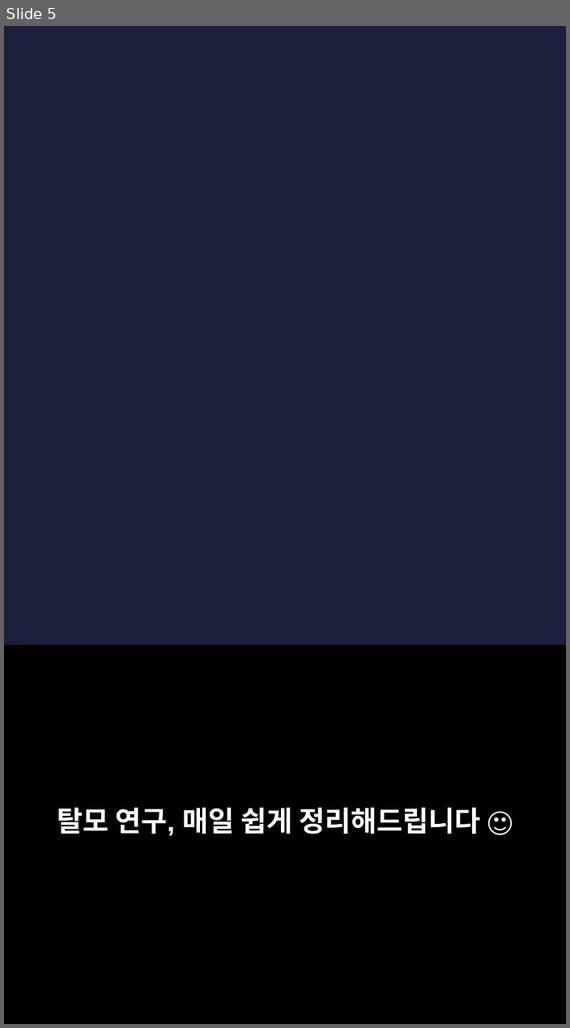
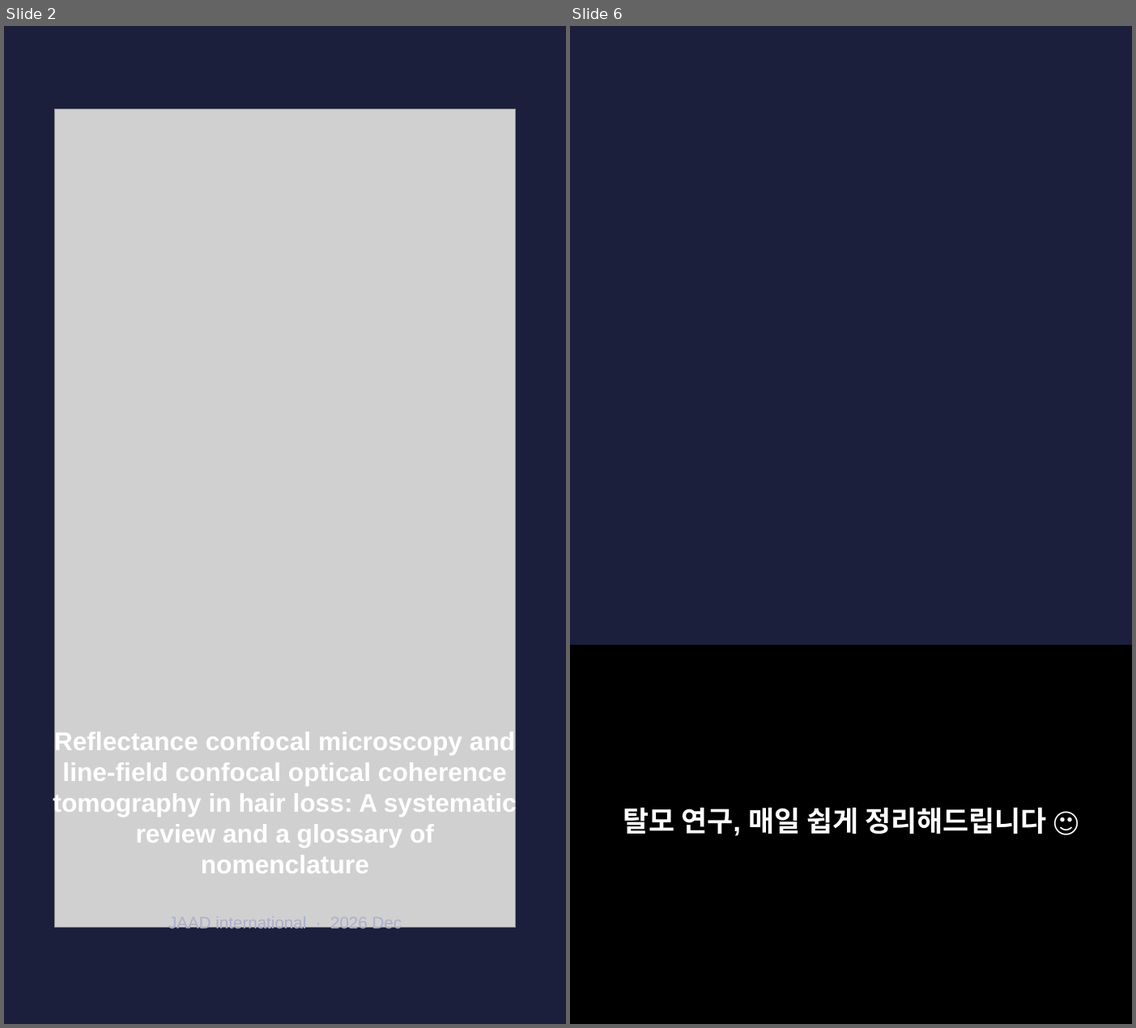
Before and after one commit to hyokang2010-BJ-ANTH/product-builder-test, a slide deck: pwa/data/latest/slides.pptx. Shown side by side, each under a label of ours: slide 5 before the commit, slides 2 and 6 after it; the slides between them are not shown. The pictures are 570x1028 and 1136x1028 pixels, drawn with LibreOffice and Linux fonts; fonts in the diff are those of the drawing; grey boxes stand for pictures; background and template pictures are left out. Boxes give left, top, right and bottom in pixels: in the first picture for what was removed or moved away, otherwise in the second. Text is boxed around its words. In the diff, an @@ line names an element or a change of style, - is before the commit and + after.

```diff
--- a/pwa/data/latest/slides.pptx
+++ b/pwa/data/latest/slides.pptx
@@ slide 2 added at box(4, 26, 566, 1024), background #1B1F3B @@
@@ picture added at box(55, 109, 515, 928) @@
@@ text added at box(53, 730, 517, 873), 20 pt, text #FFFFFF, bold @@
+Reflectance confocal microscopy and line-field confocal optical coherence tomography in hair loss: A systematic review and a glossary of nomenclature
@@ text added at box(168, 927, 403, 932), 13 pt, text #AAAFCD @@
+JAAD international · 2026 Dec
@@ what was slide 5 is now slide 6 @@
```
Also in this commit, not shown: 2 slides changed, 6 other slides added, 5 slides removed, 28 other files.
